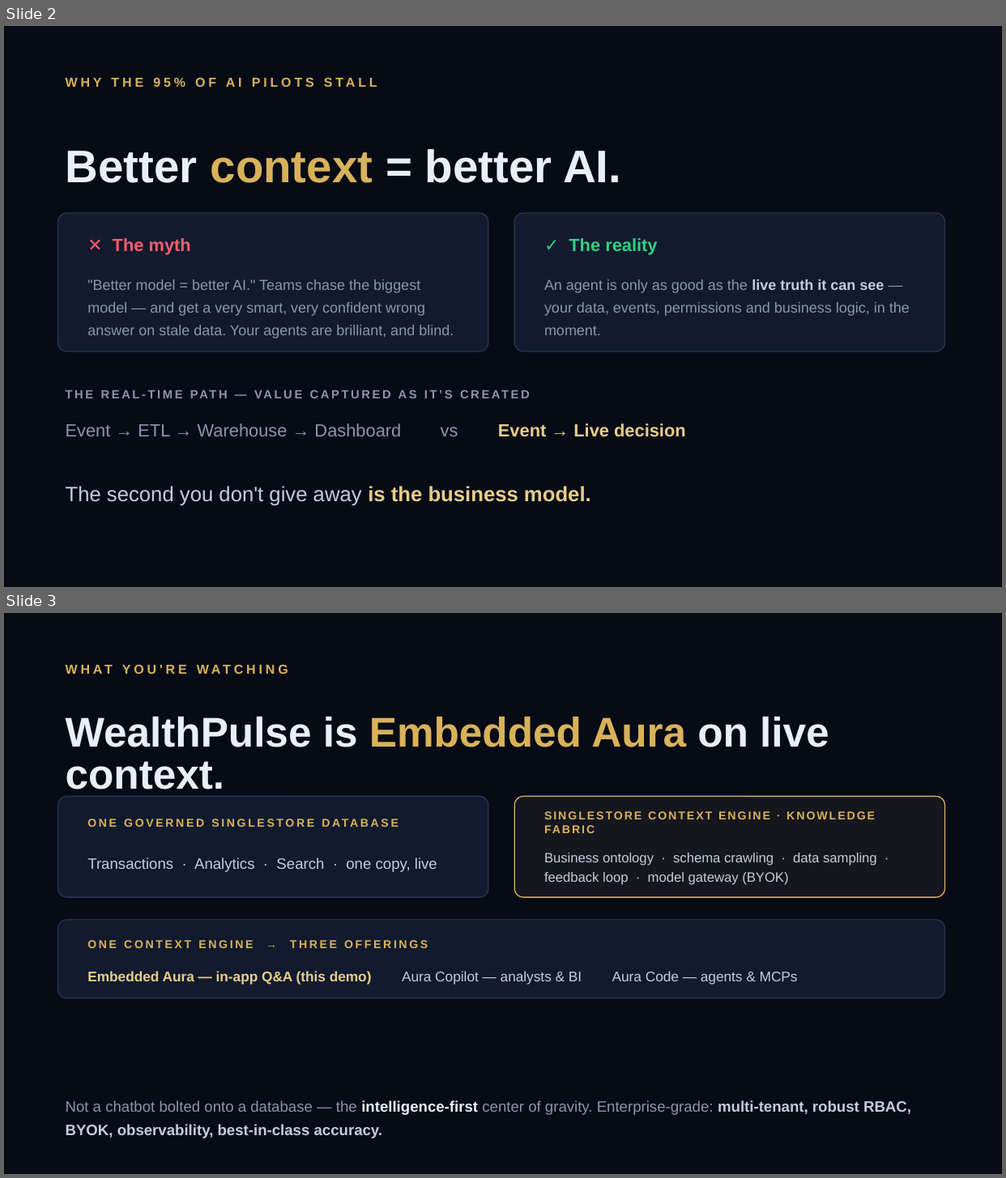
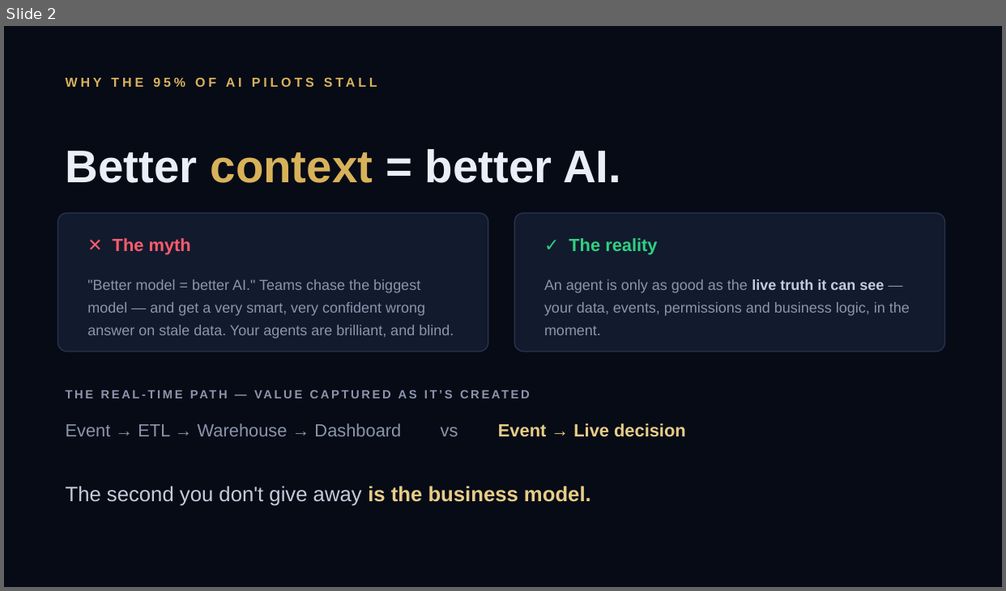
Before and after one commit to nasghar/wealthpulse, a slide deck: WealthPulse-Aura-Deck.pptx. Shown one above the other, each under a label of ours: slides 2 and 3 before the commit, slide 2 after it. The pictures are 1006x1178 and 1006x591 pixels, drawn with LibreOffice and Linux fonts; fonts in the diff are those of the drawing. Boxes give left, top, right and bottom in pixels: in the first picture for what was removed or moved away, otherwise in the second. Text is boxed around its words. In the diff, an @@ line names an element or a change of style, - is before the commit and + after.

```diff
--- a/WealthPulse-Aura-Deck.pptx
+++ b/WealthPulse-Aura-Deck.pptx
@@ slide 3 removed at (4,613,1002,1174), background #070B16 @@
@@ text removed at (58,654,957,684) @@
-WHAT YOU'RE WATCHING
@@ text removed at (66,716,829,797) @@
-WealthPulse is Embedded Aura on live context.
@@ rounded rectangle removed at (58,796,488,897) @@
@@ rounded rectangle removed at (514,796,945,897) @@
@@ text removed at (80,811,466,834) @@
-ONE GOVERNED SINGLESTORE DATABASE
@@ text removed at (544,811,875,820) @@
-SINGLESTORE CONTEXT ENGINE · KNOWLEDGE FABRIC
@@ text removed at (544,853,877,885) @@
-Business ontology · schema crawling · data sampling · feedback loop · model gateway (BYOK)
@@ text removed at (87,858,437,872) @@
-Transactions · Analytics · Search · one copy, live
@@ rounded rectangle removed at (58,920,945,999) @@
@@ text removed at (87,940,428,948) @@
-ONE CONTEXT ENGINE → THREE OFFERINGS
@@ text removed at (87,971,798,984) @@
-Embedded Aura — in-app Q&A (this demo) Aura Copilot — analysts & BI Aura Code — agents & MCPs
@@ text removed at (66,1101,911,1139) @@
-Not a chatbot bolted onto a database — the intelligence-first center of gravity. Enterprise-grade: multi-tenant, robust RBAC, BYOK, observability, best-in-class accuracy.
```
Also in this commit, not shown: 2 slides added, 2 other files.
